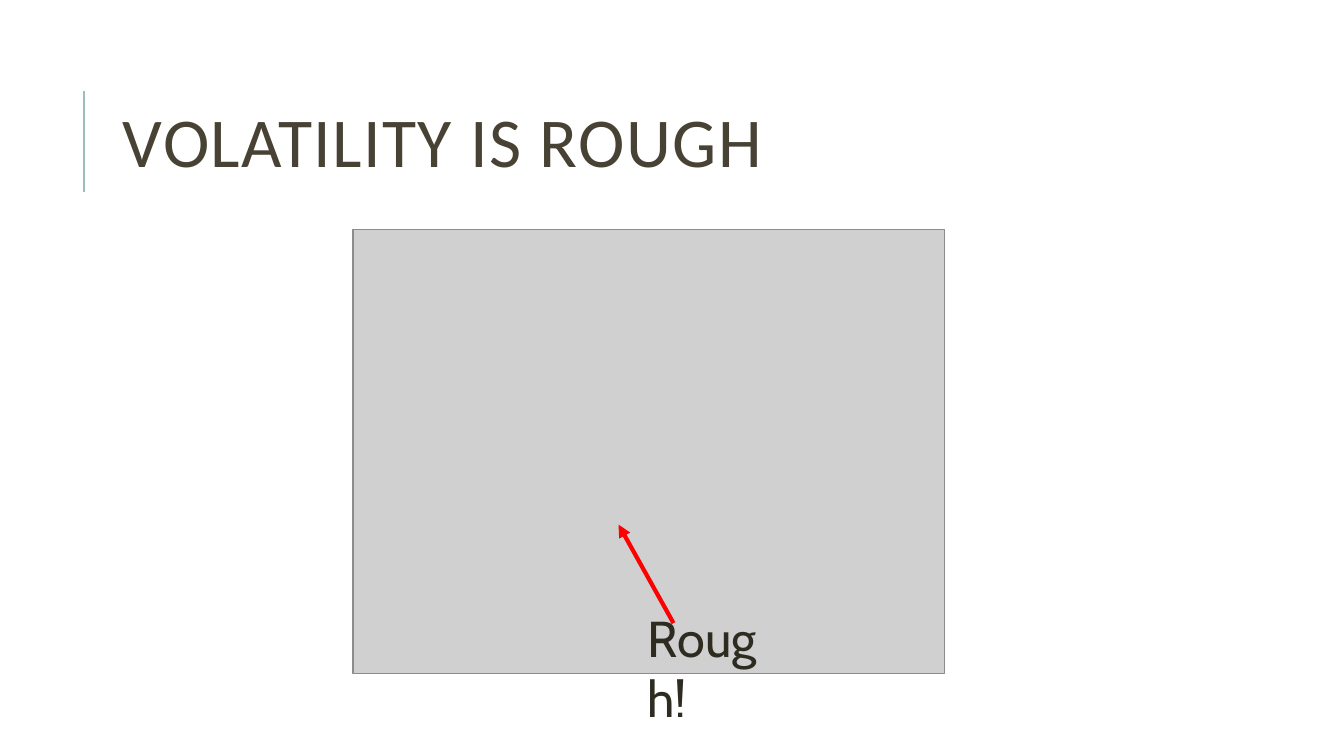
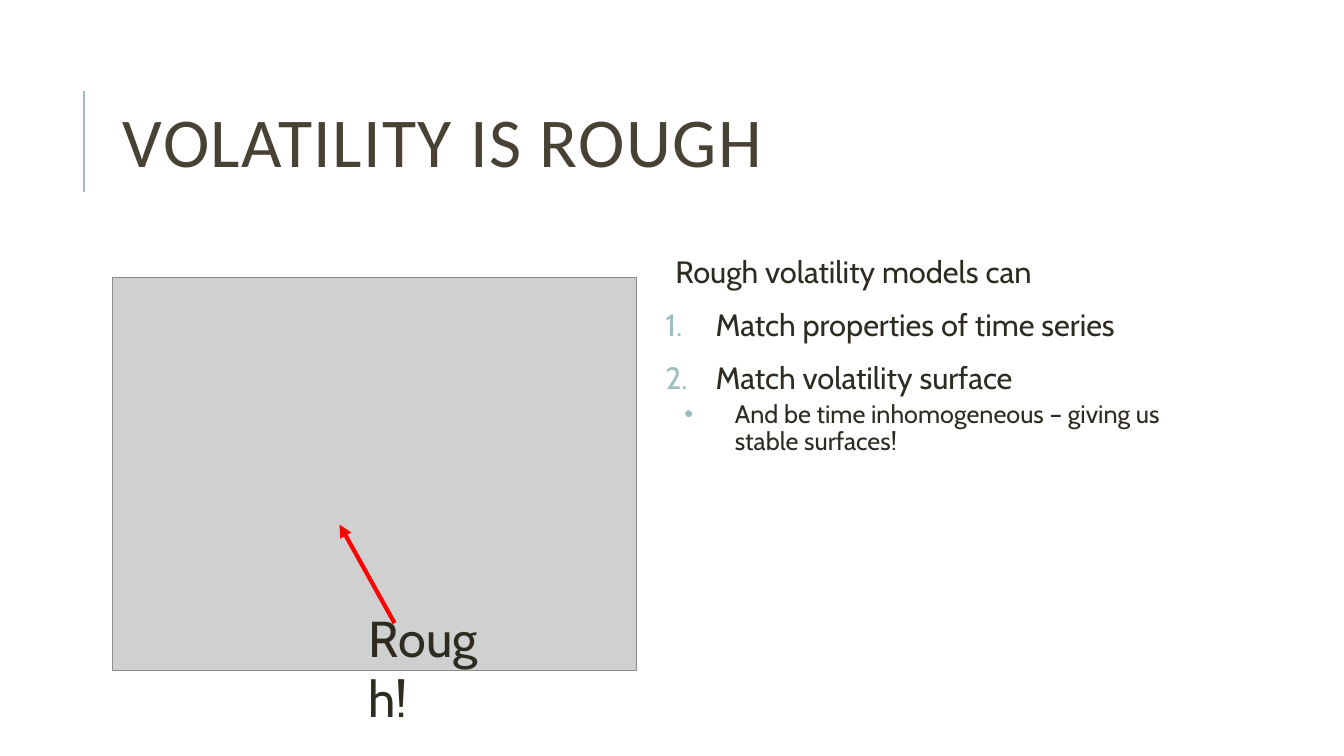
Before and after one commit to ef4s/RoughVol, a slide deck: slide 3 of Volatility Is Rough.pptx. Drawn at 1344x756 pixels with LibreOffice and Linux fonts; fonts in the diff are those of the drawing; grey boxes stand for pictures. Boxes give left, top, right and bottom in pixels: in the first picture for what was removed or moved away, otherwise in the second. Text is boxed around its words. In the diff, an @@ line names an element or a change of style, - is before the commit and + after.

```diff
--- a/Volatility Is Rough.pptx
+++ b/Volatility Is Rough.pptx
@@ text added at (675,260,1160,451), 22 pt, text #2E2B21 @@
+  Rough volatility models can
+1. Match properties of time series
+2. Match volatility surface
+  • And be time inhomogeneous – giving us stable surfaces!
@@ picture: place and size @@
-picture at (353,230,945,674)
+picture at (113,277,637,670)
@@ arrow moved from (674, 623) - (619, 524) to (394, 623) - (340, 524) @@
@@ text "Rough!": place and size @@
-text "Rough!" at (638,602,791,674)
+text "Rough!" at (359,602,512,674)
```
Also in this commit, not shown: 7 other slides changed, 5 slides added, 14 slides removed, 7 other files.
